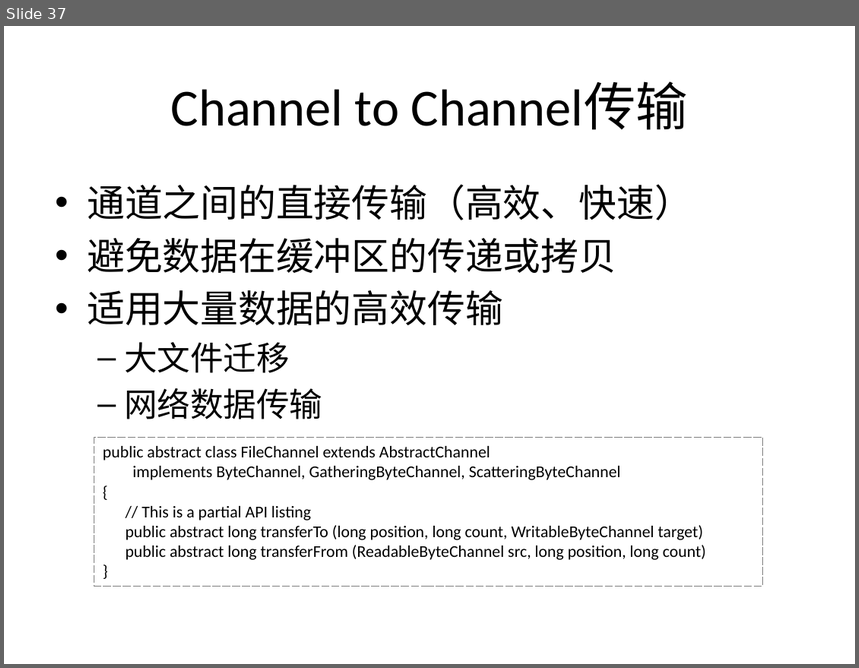
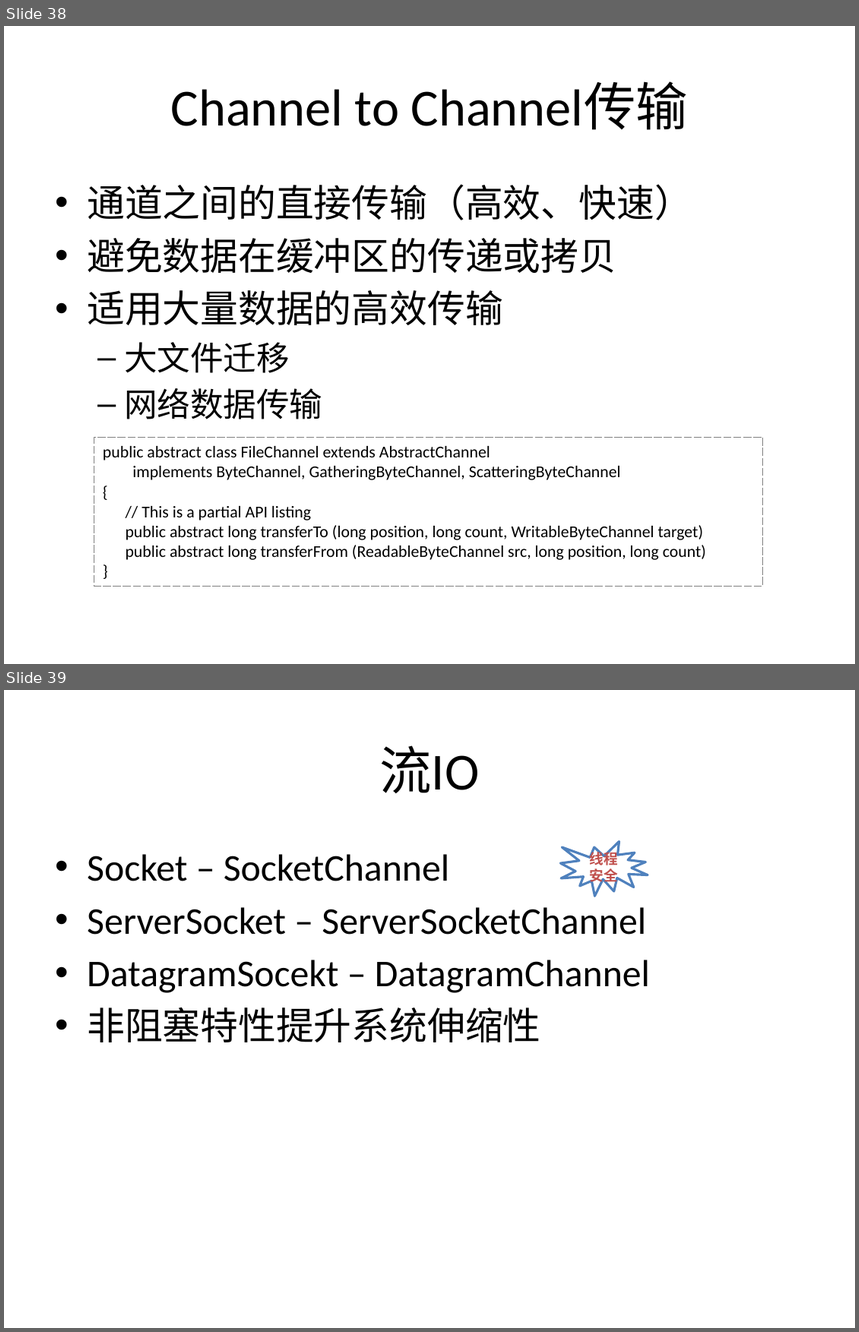
Before and after one commit to guhanjie/Knowledge-sharing, a slide deck: 扒一扒Java IO那些事儿.pptx. Shown one above the other, each under a label of ours: slide 37 before the commit, slides 38 and 39 after it. The pictures are 859x668 and 859x1332 pixels, drawn with LibreOffice and Linux fonts; fonts in the diff are those of the drawing. Boxes give left, top, right and bottom in pixels: in the first picture for what was removed or moved away, otherwise in the second. Text is boxed around its words. In the diff, an @@ line names an element or a change of style, - is before the commit and + after.

```diff
--- a/扒一扒Java IO那些事儿.pptx
+++ b/扒一扒Java IO那些事儿.pptx
@@ slide 39 added at [4, 690, 855, 1328], background #FFFFFF @@
@@ title added at [379, 745, 479, 793], 44 pt, text #000000 @@
+流IO
@@ irregular seal added at [560, 841, 648, 896], fill #FFFFFF, outline #4F81BD 2 pt, 12 pt, text #C0504D, bold @@
+线程安全
@@ text added at [87, 854, 650, 1043], 32 pt, text #000000 @@
+• Socket – SocketChannel
+• ServerSocket – ServerSocketChannel
+• DatagramSocekt – DatagramChannel
+• 非阻塞特性提升系统伸缩性
@@ what was slide 37 is now slide 38 @@
```
Also in this commit, not shown: 7 slides changed, 4 other slides added.
